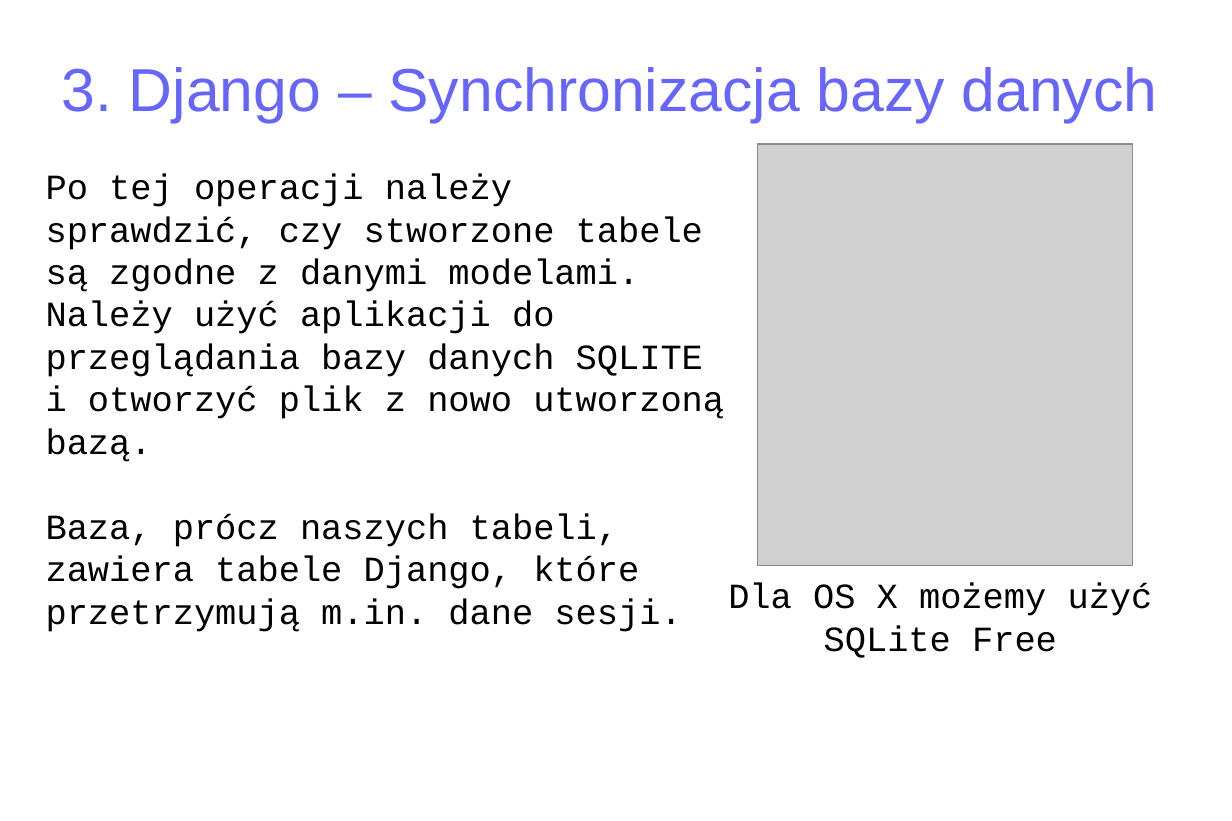
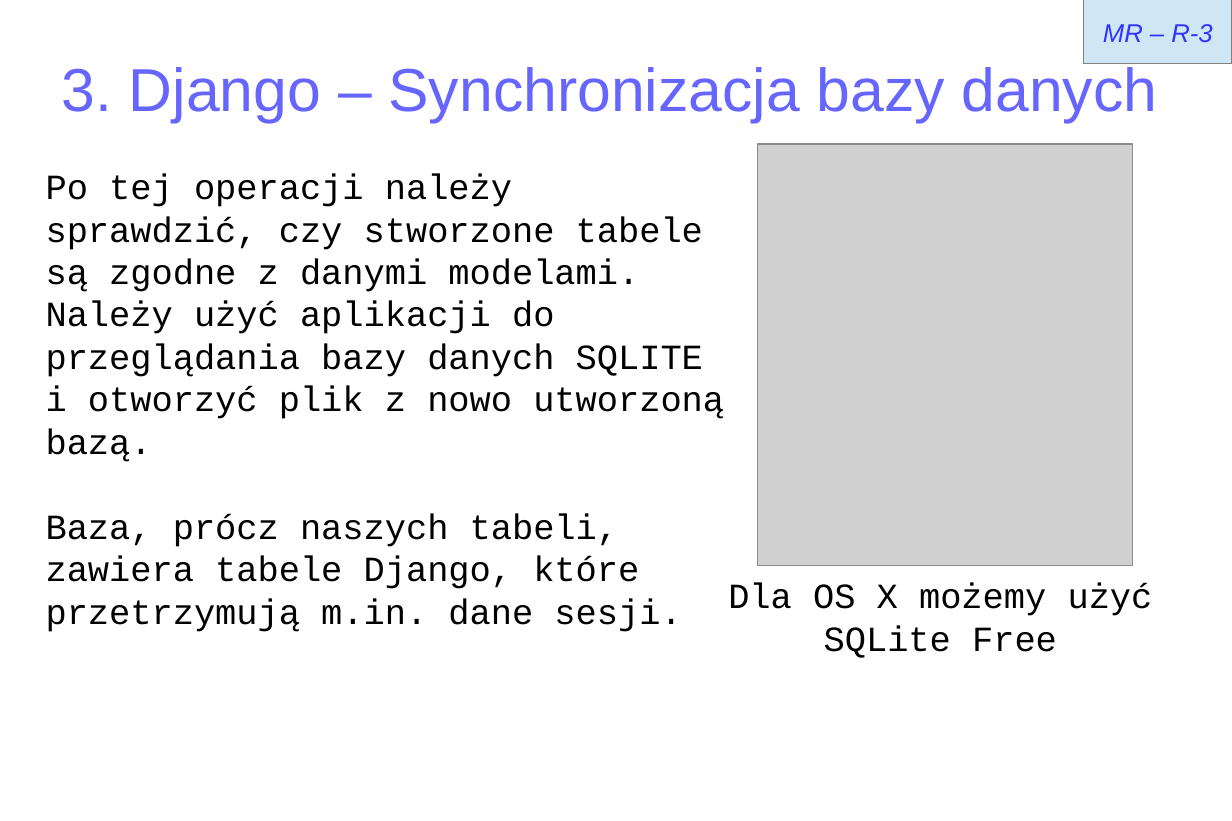
Before and after one commit to matulik/reinyzagam, a slide deck: slide 23 of Docs/presentation.odp. Drawn at 1232x821 pixels with LibreOffice and Linux fonts; fonts in the diff are those of the drawing; grey boxes stand for pictures. Boxes give left, top, right and bottom in pixels: in the first picture for what was removed or moved away, otherwise in the second. Text is boxed around its words. In the diff, an @@ line names an element or a change of style, - is before the commit and + after.

Commit message:
R-3 DOC UPDATE

```diff
--- a/Docs/presentation.odp
+++ b/Docs/presentation.odp
@@ rectangle added at [1084, 0, 1232, 64], fill #CFE7F5, outline #808080 0 pt, 16 pt, text #3333FF, italic @@
+MR – R-3
```
